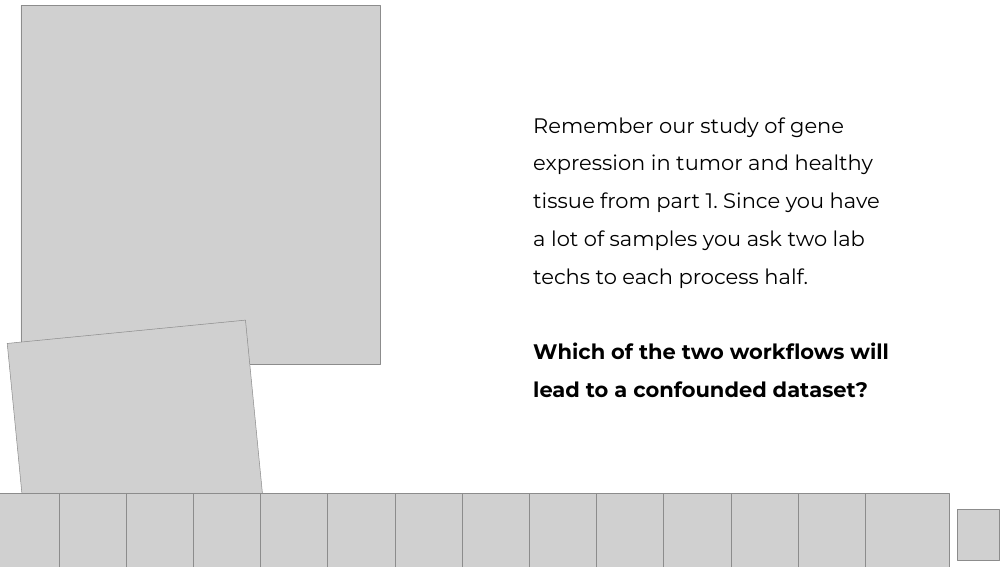
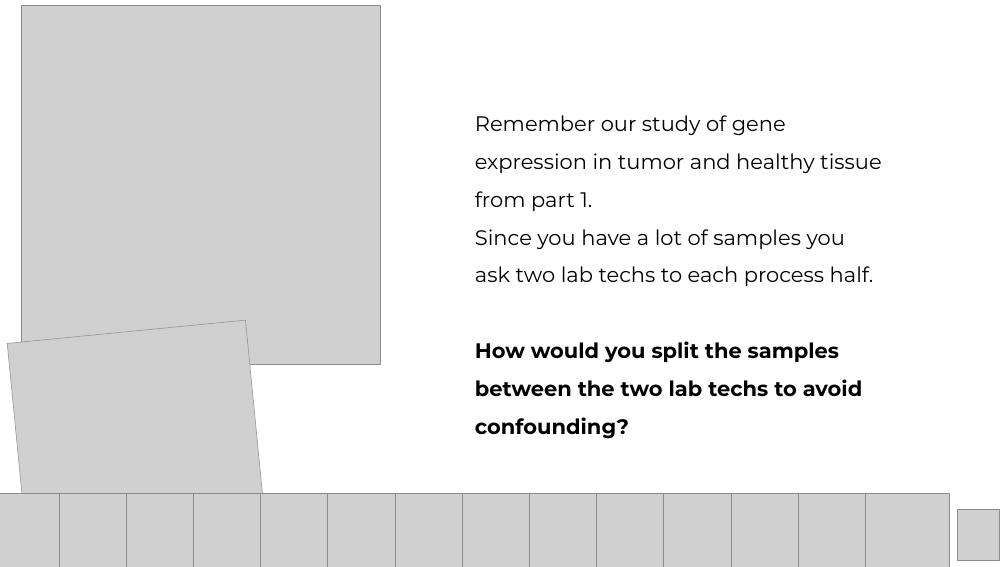
Before and after one commit to Center-for-Health-Data-Science/Foundations-of-Health-Data-Science, a slide deck: slide 20 of Slides/FHDS_Exploratory_Data_Analysis_Part2.pptx. Drawn at 1008x567 pixels with LibreOffice and Linux fonts; fonts in the diff are those of the drawing; grey boxes stand for pictures. Boxes give left, top, right and bottom in pixels: in the first picture for what was removed or moved away, otherwise in the second. Text is boxed around its words. In the diff, an @@ line names an element or a change of style, - is before the commit and + after.

Commit message:
Changes to part 2 - Thilde

```diff
--- a/Slides/FHDS_Exploratory_Data_Analysis_Part2.pptx
+++ b/Slides/FHDS_Exploratory_Data_Analysis_Part2.pptx
@@ text at [475,115,882,439]: text changed @@
-Remember our study of gene expression in tumor and healthy tissue from part 1. Since you have a lot of samples you ask two lab techs to each process half.
-Which of the two workflows will lead to a confounded dataset?
+Remember our study of gene expression in tumor and healthy tissue from part 1.
+Since you have a lot of samples you ask two lab techs to each process half.
+How would you split the samples between the two lab techs to avoid confounding?
```
Also in this commit, not shown: 5 other slides changed, 3 slides removed.
